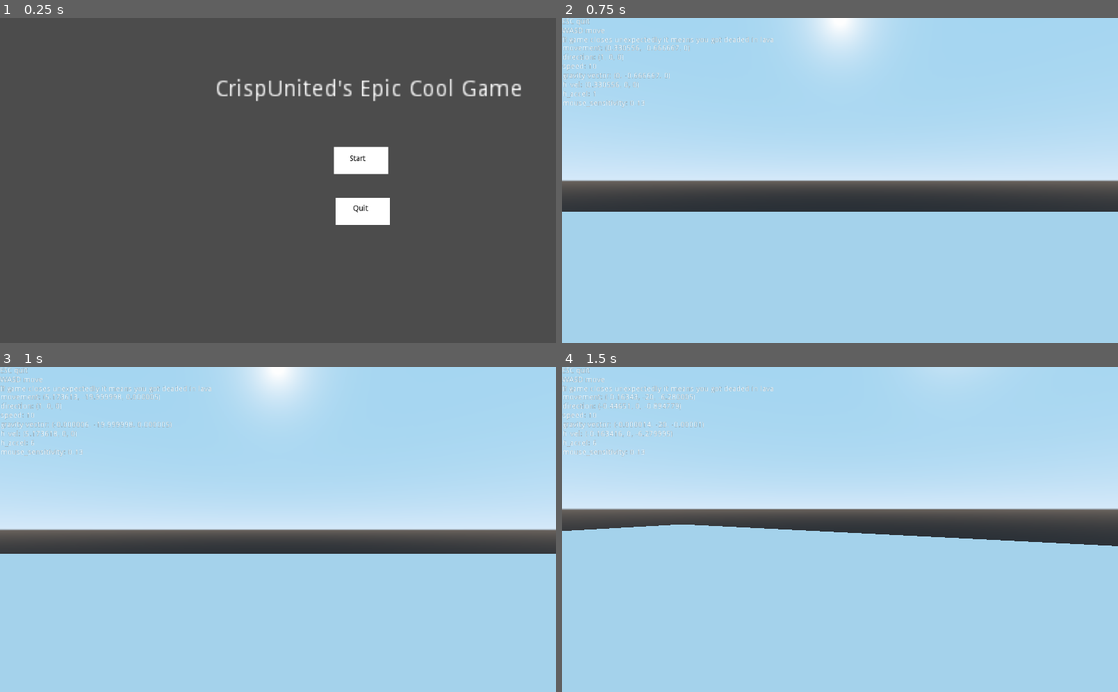
Above: before the commit, frames 1-4 (two rows, left to right).
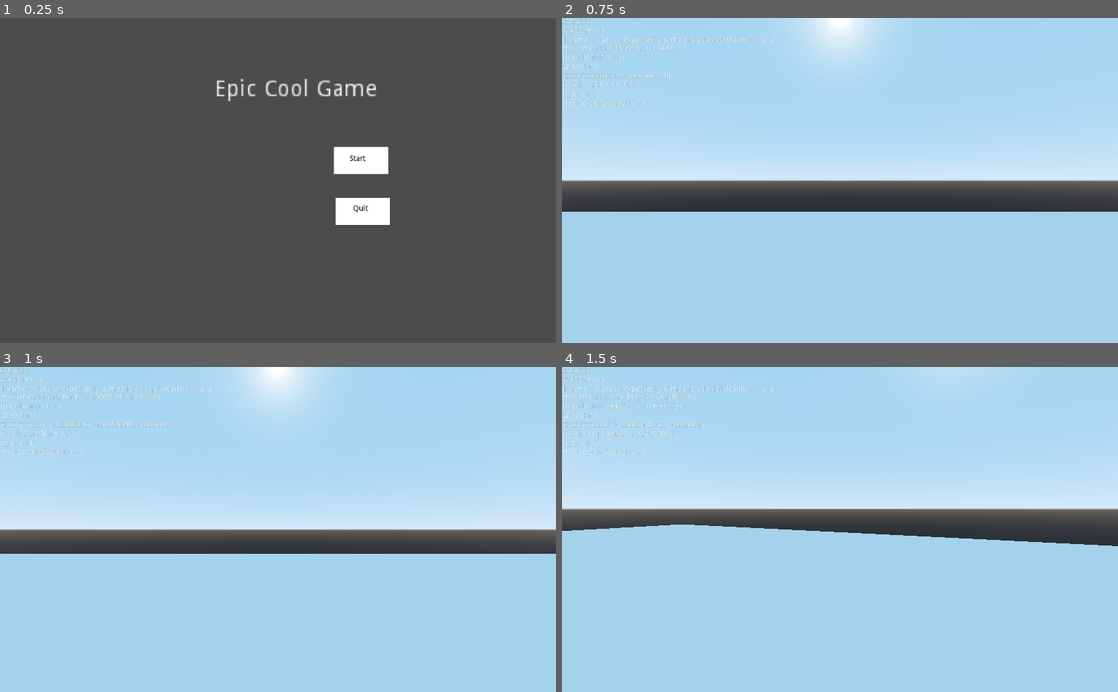
Above: after the commit, the same moments.

Repository: NILL2021/Wizardy
Game: Godot game, scene res://main.tscn
The game is run twice, just before and just after one commit, with the same random seed, the same clock (stepped at 60 frames per second) and the same inputs.
Inputs (mouse positions are in pixels of both pictures, inside the frame that each line leads up to):
- Up to frame 1 (0.25 s): no input
- Up to frame 2 (0.75 s): tap Enter at 0.5 s; move the mouse to (923, 161) at 0.52 s; hold D (move_right) from 0.53 s (still down); click (923, 161) at 0.67 s
- Up to frame 3 (1 s): keep holding D (move_right); tap Space (jump) at 0.77 s
- Up to frame 4 (1.5 s): move the mouse to (812, 529) at 1.27 s; release D (move_right) at 1.28 s; hold W (move_forward) from 1.28 s (still down)

The runs differ from the first frame. In frame 1, 1.3% of the frame differs, in the area x 39-94%, y 18-26%; in frame 2, nothing differs; in frame 3, nothing differs; in frame 4, nothing differs.

Commit message:
Update main.tscn

Diff:
--- a/main.tscn
+++ b/main.tscn
@@ -45,4 +45,4 @@
 margin_right = 585.0
 margin_bottom = 126.0
 rect_scale = Vector2( 3, 3 )
-text = "CrispUnited's Epic Cool Game"
+text = "Epic Cool Game"
